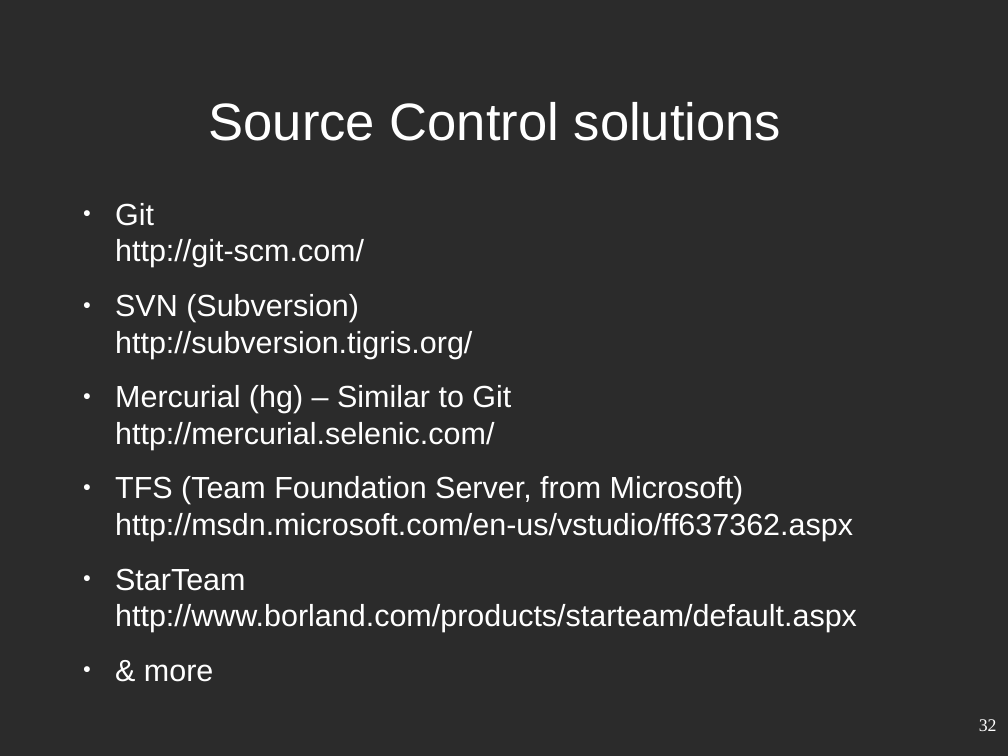
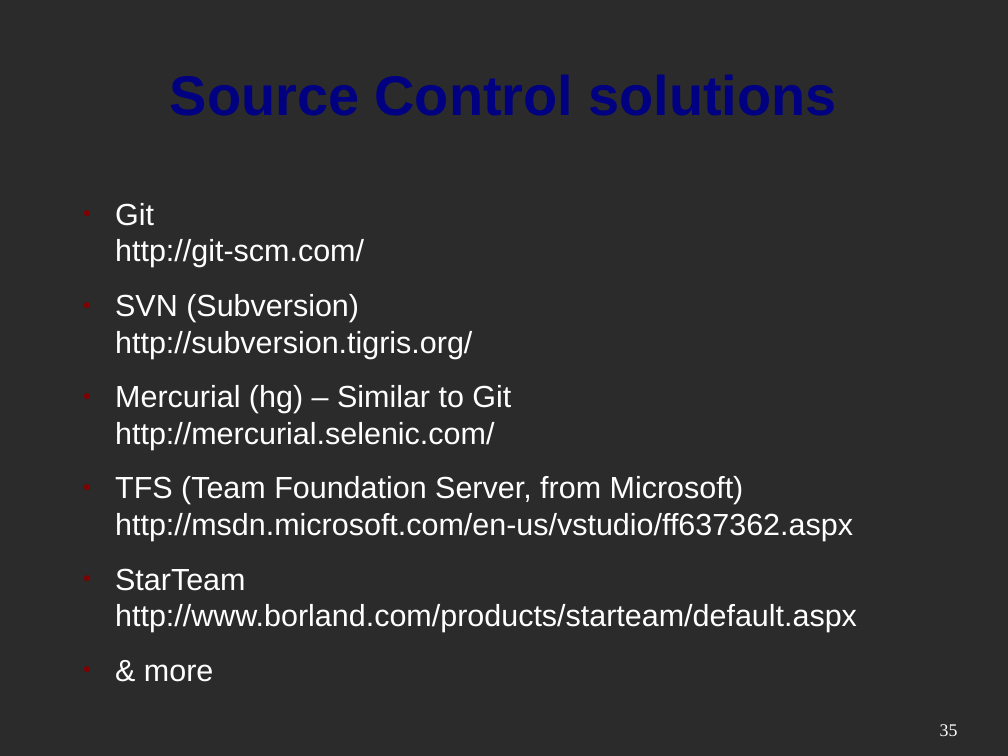
Before and after one commit to mactwist555/CPP-Course, a slide deck: slide 35 of Week 01/Setup - IDE and Source Control.odp (slide 32 before the commit). Drawn at 1008x756 pixels with LibreOffice and Linux fonts; fonts in the diff are those of the drawing; background and template pictures are left out; a plain dark background stands for a picture behind light text. Boxes give left, top, right and bottom in pixels: in the first picture for what was removed or moved away, otherwise in the second. Text is boxed around its words. In the diff, an @@ line names an element or a change of style, - is before the commit and + after.

```diff
--- a/Week 01/Setup - IDE and Source Control.odp
+++ b/Week 01/Setup - IDE and Source Control.odp
@@ title "Source Control solutions": place and size @@
-title "Source Control solutions" at box(209, 102, 781, 141)
+title "Source Control solutions" at box(50, 30, 958, 156)
@@ title "Source Control solutions" at box(50, 30, 958, 156): size 41.4 to 44 pt, text colour #FFFFFF to #000080, bold on @@
@@ text "Git http://git-scm.com/" at box(115, 203, 857, 682): bullet colour #FFFFFF to #800000 @@
@@ page number removed at box(979, 719, 997, 731) @@
-32
@@ page number added at box(940, 724, 958, 736), 14 pt, text #FFFFFF @@
+35
```
Also in this commit, not shown: 30 other slides changed, 4 slides added, 1 slide removed.
